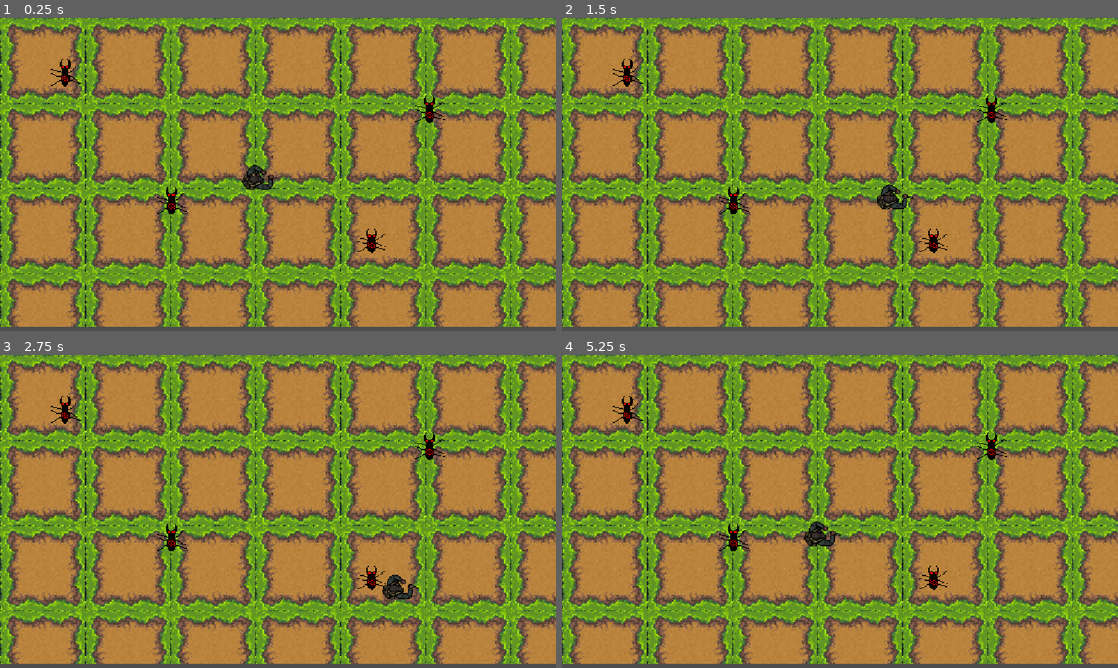
Above: before the commit, frames 1-4 (two rows, left to right).
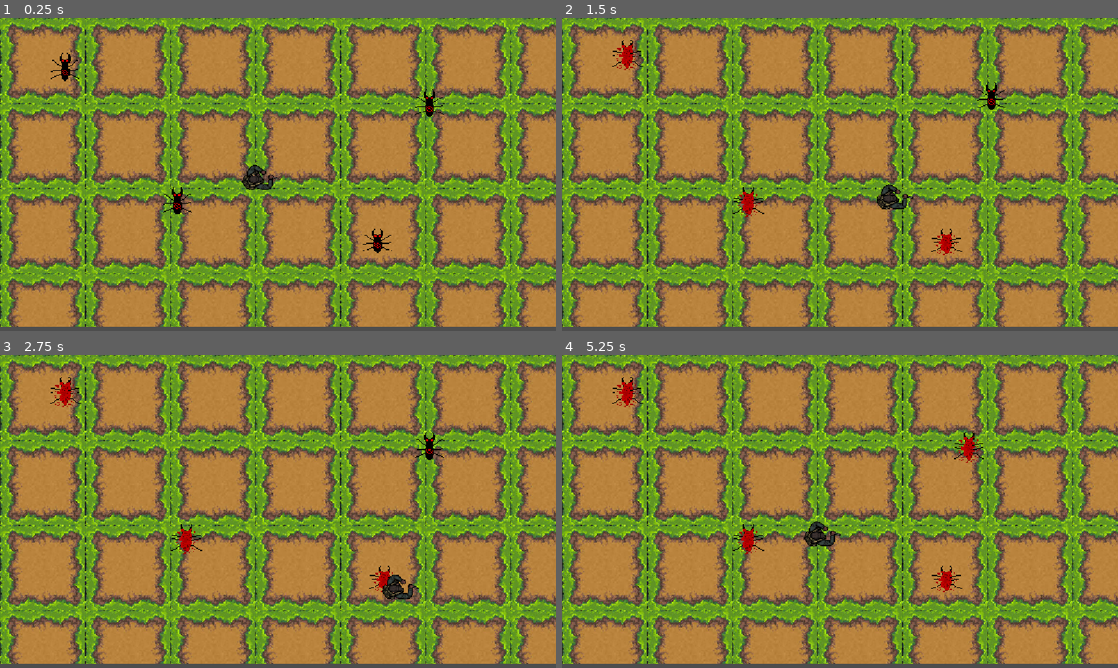
Above: after the commit, the same moments.

Repository: vladydad/Invasion_godot
Game: Godot game, scene res://NPC/NPC.tscn
Two runs of this game, one before a commit and one after it. Both use one fixed random seed, a clock stepped at 60 frames per second and the inputs below.
Inputs (mouse positions are in pixels of both pictures, inside the frame that each line leads up to):
- Up to frame 1 (0.25 s): no input
- Up to frame 2 (1.5 s): tap Enter (ui_accept) at 0.5, 0.6, 0.77, 1.07 s; move the mouse to (962, 158) at 0.52 s; hold Right (ui_right) 0.53-1.28 s; move the mouse to (728, 190) at 1.27 s; hold Down (ui_down) from 1.28 s (still down); click (728, 190) at 1.35 s
- Up to frame 3 (2.75 s): tap Enter (ui_accept) at 1.52, 1.55, 1.82, 2.1 s; move the mouse to (333, 442) at 2.02 s; release Down (ui_down) at 2.03 s; hold Right (ui_right) from 2.03 s (still down)
- Up to frame 4 (5.25 s): move the mouse to (812, 574) at 2.77 s; release Right (ui_right) at 2.78 s; hold Up (ui_up) 2.78-3.53 s; click (812, 574) at 2.85 s; tap Enter (ui_accept) at 3.02, 3.05, 3.32, 3.6, 3.77, 4.07, 4.52, 4.55, 4.82, 5.1 s; move the mouse to (1006, 558) at 3.52 s; hold Left (ui_left) 3.53-5.03 s; move the mouse to (673, 464) at 4.27 s; click (673, 464) at 4.35 s; move the mouse to (867, 511) at 5.02 s; hold Down (ui_down) from 5.03 s (still down)

The runs differ from the first frame. In frame 1, 0.7% of the frame differs, in the area x 9-80%, y 11-76%; in frame 2, 1.1%; in frame 3, 0.9%; in frame 4, 1.2%, in the area x 9-80%, y 7-76%.
Error before the commit: Parse Error: Expected expression for variable initial value after "=". (res://NPC/MAIN_NPC.gd:64)

Commit message:
aaa

Diff:
--- a/invasion/NPC/MAIN_NPC.gd
+++ b/invasion/NPC/MAIN_NPC.gd
@@ -29,13 +29,13 @@
 		].pick_random()
 
 		stopped = false
-		await get_tree().create_timer(randf_range(2, 4)).timeout
+		await get_tree().create_timer(2).timeout
 
 		if dead:
 			return
 
 		stopped = true
-		await get_tree().create_timer(randf_range(1, 3)).timeout
+		await get_tree().create_timer(2).timeout
 
 func _physics_process(delta):
 	if dead:
@@ -60,23 +60,10 @@
 	if position.y < min_y:
 		direction = Vector2.DOWN
 
-func _process(delta):
-	var player =
-	get_tree().get_first_node_in_group("player")
-
-	if player == null:
+func die():
+	if dead:
 		return
 
-	var distance = global_position.distance_to(player.global_position)
-
-	if distance < 70:
-		print("PLAYER NEAR NPC")
-
-		if Input.is_key_pressed(KEY_ENTER) and not dead:
-			print("ENTER PRESSED")
-			dead = true
-			anim.play("DEAD")
-
-func die():
 	dead = true
+	velocity = Vector2.ZERO
 	anim.play("DEAD")
--- a/invasion/NPC/NPC.tscn
+++ b/invasion/NPC/NPC.tscn
@@ -950,7 +950,7 @@
 tile_map_data = PackedByteArray("AAAAAAAAAAABAAEAAAAAAAEAAAABAAIAAAAAAAIAAAABAAMAAAAAAAMAAAABAAQAAAAAAAQAAAABAAUAAAAAAA …(46000 unchanged characters)…
 tile_set = SubResource("TileSet_1ss65")
 
-[node name="Player" type="CharacterBody2D" parent="." unique_id=810505724]
+[node name="Player" type="CharacterBody2D" parent="." unique_id=810505724 groups=["player"]]
 script = ExtResource("2_eudjw")
 
 [node name="AnimatedSprite2D" type="AnimatedSprite2D" parent="Player" unique_id=1293538213]
@@ -960,7 +960,7 @@
 scale = Vector2(0.33737025, 0.3125)
 sprite_frames = SubResource("SpriteFrames_qm8nd")
 
-[node name="NPC1" type="CharacterBody2D" parent="." unique_id=324112734]
+[node name="NPC1" type="CharacterBody2D" parent="." unique_id=324112734 groups=["npcs", "player"]]
 script = ExtResource("1_qm8nd")
 
 [node name="AnimatedSprite2D" type="AnimatedSprite2D" parent="NPC1" unique_id=543553903]
@@ -981,7 +981,7 @@
 position = Vector2(134, 117.000015)
 shape = SubResource("CapsuleShape2D_p0soq")
 
-[node name="NPC2" type="CharacterBody2D" parent="." unique_id=555378700]
+[node name="NPC2" type="CharacterBody2D" parent="." unique_id=555378700 groups=["npcs"]]
 script = ExtResource("1_qm8nd")
 
 [node name="AnimatedSprite2D" type="AnimatedSprite2D" parent="NPC2" unique_id=1199714741]
@@ -997,7 +997,7 @@
 [node name="Area2D" type="Area2D" parent="NPC2" unique_id=819101344]
 scale = Vector2(1, 0.99999994)
 
-[node name="NPC3" type="CharacterBody2D" parent="." unique_id=939415558]
+[node name="NPC3" type="CharacterBody2D" parent="." unique_id=939415558 groups=["npcs"]]
 script = ExtResource("1_qm8nd")
 
 [node name="AnimatedSprite2D" type="AnimatedSprite2D" parent="NPC3" unique_id=1161077879]
@@ -1013,7 +1013,7 @@
 [node name="Area2D" type="Area2D" parent="NPC3" unique_id=1446903347]
 scale = Vector2(1, 0.99999994)
 
-[node name="NPC4" type="CharacterBody2D" parent="." unique_id=2006976875]
+[node name="NPC4" type="CharacterBody2D" parent="." unique_id=2006976875 groups=["npcs"]]
 script = ExtResource("1_qm8nd")
 
 [node name="AnimatedSprite2D" type="AnimatedSprite2D" parent="NPC4" unique_id=1396682905]
--- a/invasion/NPC/testetstes.gd
+++ b/invasion/NPC/testetstes.gd
@@ -1,13 +1,16 @@
+
 extends CharacterBody2D
 
 var speed = 200
-func _physics_process(delta: float) -> void:
+
+func _physics_process(delta):
 	var move_direction = Vector2.ZERO
 
 	if Input.is_action_pressed("ui_right"):
 		move_direction.x = 1
 	elif Input.is_action_pressed("ui_left"):
 		move_direction.x = -1
+
 	if Input.is_action_pressed("ui_down"):
 		move_direction.y = 1
 	elif Input.is_action_pressed("ui_up"):
@@ -15,3 +18,23 @@
 
 	velocity = move_direction * speed
 	move_and_slide()
+
+func _process(delta):
+	if not Input.is_action_just_pressed("ui_accept"):
+		return
+
+	var nearest_npc = null
+	var nearest_distance = 70.0
+
+	for npc in get_tree().get_nodes_in_group("npcs"):
+		if npc.dead:
+			continue
+
+		var distance = global_position.distance_to(npc.global_position)
+
+		if distance < nearest_distance:
+			nearest_distance = distance
+			nearest_npc = npc
+
+	if nearest_npc != null:
+		nearest_npc.die()
--- a/invasion/project.godot
+++ b/invasion/project.godot
@@ -21,6 +21,13 @@
 
 [input]
 
+ui_accept={
+"deadzone": 0.5,
+"events": [Object(InputEventKey,"resource_local_to_scene":false,"resource_name":"","device":-1,"window_id":0,"alt_pressed":false,"shift_pressed":false,"ctrl_pressed":false,"meta_pressed":false,"pressed":false,"keycode":4194309,"physical_keycode":0,"key_label":0,"unicode":0,"location":0,"echo":false,"script":null)
+, Object(InputEventKey,"resource_local_to_scene":false,"resource_name":"","device":16,"window_id":0,"alt_pressed":false,"shift_pressed":false,"ctrl_pressed":false,"meta_pressed":false,"pressed":false,"keycode":4194310,"physical_keycode":0,"key_label":0,"unicode":0,"location":0,"echo":false,"script":null)
+, Object(InputEventKey,"resource_local_to_scene":false,"resource_name":"","device":16,"window_id":0,"alt_pressed":false,"shift_pressed":false,"ctrl_pressed":false,"meta_pressed":false,"pressed":false,"keycode":32,"physical_keycode":0,"key_label":0,"unicode":32,"location":0,"echo":false,"script":null)
+]
+}
 Shoot={
 "deadzone": 0.2,
 "events": [Object(InputEventMouseButton,"resource_local_to_scene":false,"resource_name":"","device":-1,"window_id":0,"a …(261 unchanged characters)…
